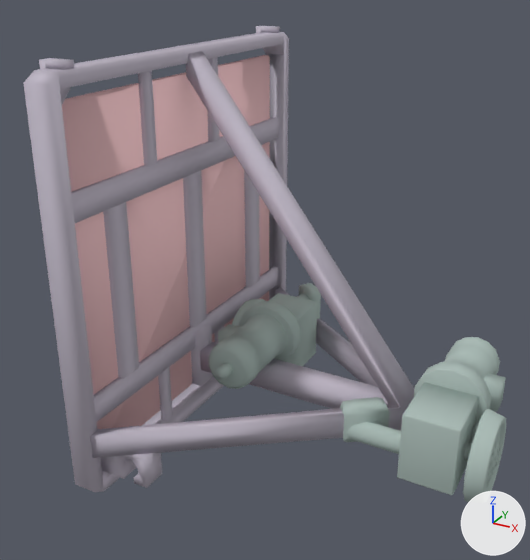
The Blender file models/under_track_plat/plat_horiz.blend: old version first, new version second.
One viewpoint serves both versions: a 50 mm lens placed at (109.6, -198.0, 89.7), pointed at (7.8, -12.9, -2.8). The lights are fixed; the arrows at lower right show +X, +Y and +Z. The same objects are shown in both versions, whatever each file hides.

In view in the first picture: 'track_plat_horiz'.
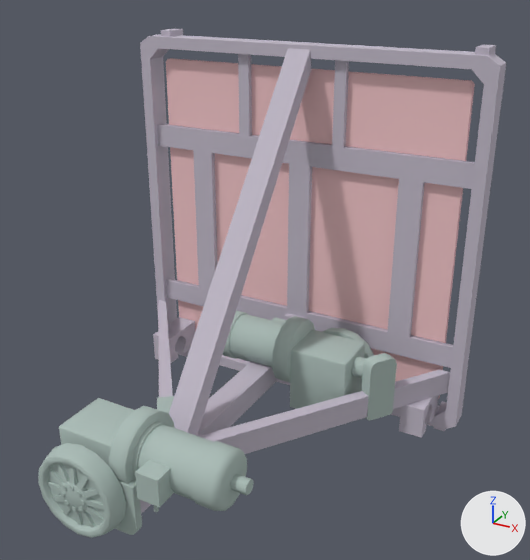
The edits, one by one:
me_moving_platform_motor_reference_001 is used by ob_track_plat_horiz; location (0.0, 0.0, 0.0); rotation (0.0, 0.0, 1.571), in degrees (0, 0, 90).
me_moving_platform_motor_reference_001 had 1780 vertices, 2815 faces and spanned x -64.0..64.0, y -84.3..34.0, z -66.0..66.0.
me_moving_platform_motor_reference_001 now has 1776 vertices, 1190 faces and spans x -64.0..64.0, y -84.3..34.0, z -66.0..66.0.
me_moving_platform_motor_reference_001 part 1: 2 vertices removed from x -56.0..-48.0, y 24.0, z -49.0.
Object 'track_plat_horiz' (ob_track_plat_horiz) turns from (0, 0, 90) to (0, 0, 0) degrees about x, y and z.
Object 'track_plat_horiz' (ob_track_plat_horiz) gains a EDGE_SPLIT modifier named 'EdgeSplit'.
Modifier setting: split_angle = 0.833.

Pixel boxes [x1, y1, x2, y2] of what changed, in the pictures (530 x 560 px):
'track_plat_horiz', reshaped, modifiers changed, turned
    before: [24, 26, 506, 503]
    after: [38, 29, 506, 538]
part 1 of me_moving_platform_motor_reference_001, deleted
    before: [100, 453, 151, 474]
